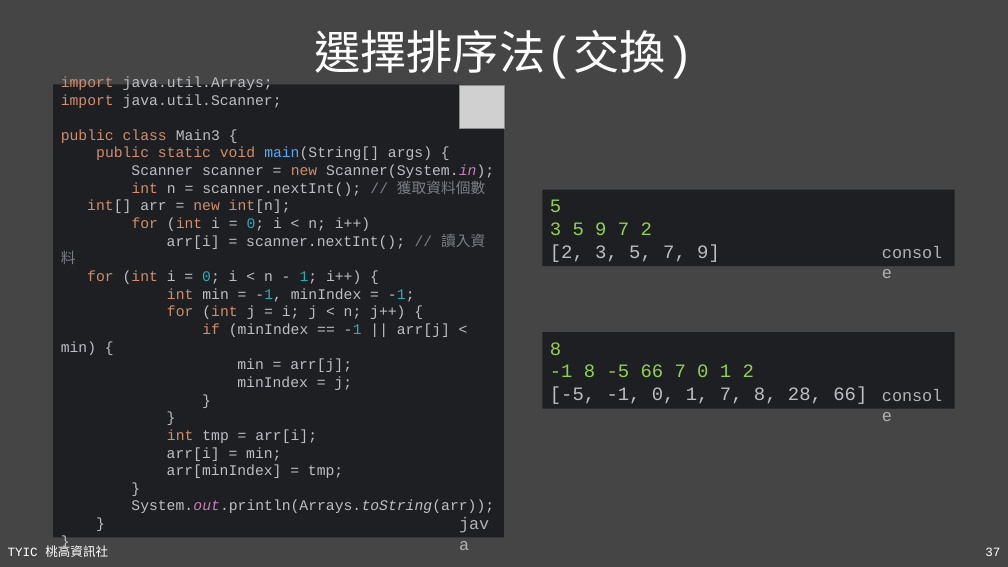
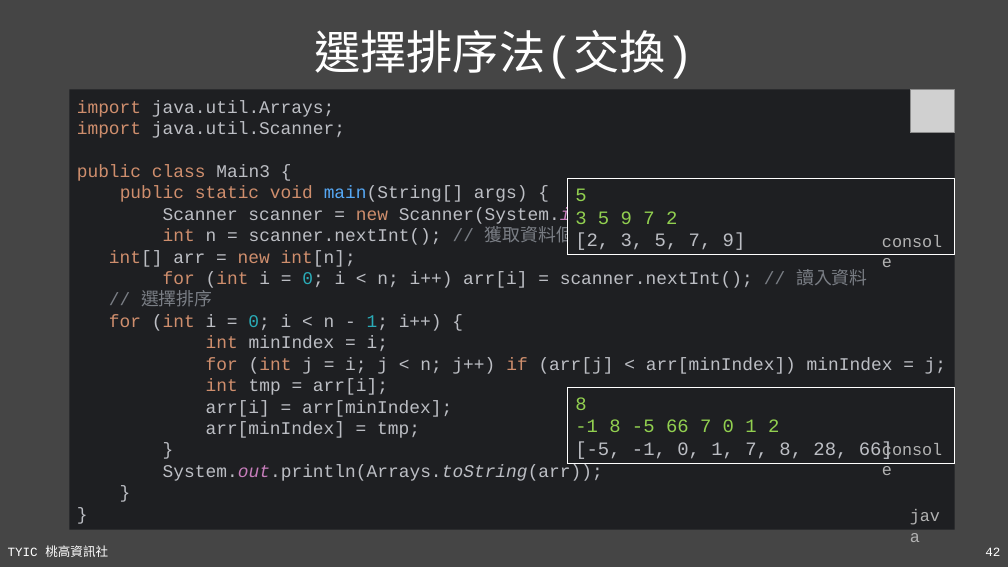
Before and after one commit to TYSHIC/slides, a slide deck: slide 42 of ppt/90_基礎資料結構與演算法.pptx (slide 37 before the commit). Drawn at 1008x567 pixels with LibreOffice and Linux fonts; fonts in the diff are those of the drawing; grey boxes stand for pictures. Boxes give left, top, right and bottom in pixels: in the first picture for what was removed or moved away, otherwise in the second. Text is boxed around its words. In the diff, an @@ line names an element or a change of style, - is before the commit and + after.

```diff
--- a/ppt/90_基礎資料結構與演算法.pptx
+++ b/ppt/90_基礎資料結構與演算法.pptx
@@ rectangle "import java.util.Arrays; import java.util.Scanner; public ...": place and size @@
-rectangle "import java.util.Arrays; import java.util.Scanner; public ..." at bbox=[53, 85, 504, 538]
+rectangle "import java.util.Arrays; import java.util.Scanner; public ..." at bbox=[70, 89, 955, 529]
@@ picture: place and size @@
-picture at bbox=[460, 85, 504, 129]
+picture at bbox=[910, 89, 955, 133]
@@ text in rectangle at bbox=[77, 100, 946, 481]: text changed; size 14 to 17 pt @@
-import java.util.Arrays;
-import java.util.Scanner;
-public class Main3 {
-public static void main(String[] args) {
-Scanner scanner = new Scanner(System.in);
-int n = scanner.nextInt(); // 獲取資料個數
-int[] arr = new int[n];
-for (int i = 0; i < n; i++)
-arr[i] = scanner.nextInt(); // 讀入資料
-for (int i = 0; i < n - 1; i++) {
-int min = -1, minIndex = -1;
-for (int j = i; j < n; j++) {
-if (minIndex == -1 || arr[j] < min) {
-min = arr[j];
-minIndex = j;
-}
-}
-int tmp = arr[i];
-arr[i] = min;
-arr[minIndex] = tmp;
-}
-System.out.println(Arrays.toString(arr));
-}
-}
+import java.util.Arrays;
+import java.util.Scanner;
+public class Main3 {
+public static void main(String[] args) {
+Scanner scanner = new Scanner(System.in);
+int n = scanner.nextInt(); // 獲取資料個數
+int[] arr = new int[n];
+for (int i = 0; i < n; i++) arr[i] = scanner.nextInt(); // 讀入資料
+// 選擇排序
+for (int i = 0; i < n - 1; i++) {
+int minIndex = i;
+for (int j = i; j < n; j++) if (arr[j] < arr[minIndex]) minIndex = j;
+int tmp = arr[i];
+arr[i] = arr[minIndex];
+arr[minIndex] = tmp;
+}
+System.out.println(Arrays.toString(arr));
+}
+}
@@ rectangle "5": place and size @@
-rectangle "5" at bbox=[542, 190, 955, 266]
+rectangle "5" at bbox=[568, 178, 955, 255]
@@ rectangle "5" at bbox=[568, 178, 955, 255]: outline none to #FFFFFF 0.75 pt @@
@@ text "console": place and size @@
-text "console" at bbox=[875, 238, 955, 266]
+text "console" at bbox=[875, 227, 955, 255]
@@ rectangle "8" at bbox=[568, 387, 955, 464]: outline none to #FFFFFF 0.75 pt @@
@@ rectangle "8": place and size @@
-rectangle "8" at bbox=[542, 332, 955, 408]
+rectangle "8" at bbox=[568, 387, 955, 464]
@@ text "console": place and size @@
-text "console" at bbox=[875, 380, 955, 408]
+text "console" at bbox=[875, 436, 955, 464]
@@ text "java": place and size @@
-text "java" at bbox=[451, 510, 504, 538]
+text "java" at bbox=[903, 501, 955, 529]
@@ page number at bbox=[985, 547, 1000, 556]: text changed @@
-37
+42
```
Also in this commit, not shown: 18 other slides changed, 13 slides added, 1 slide removed, 13 other files.
